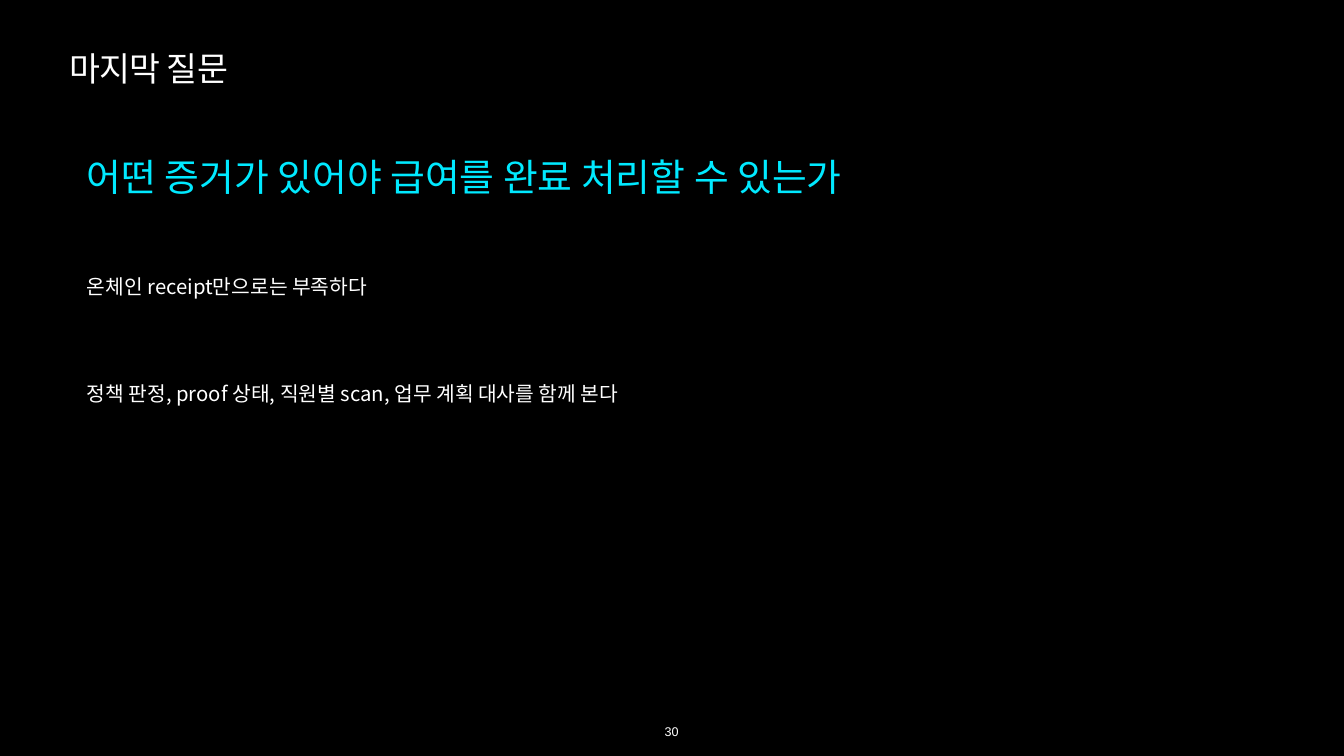
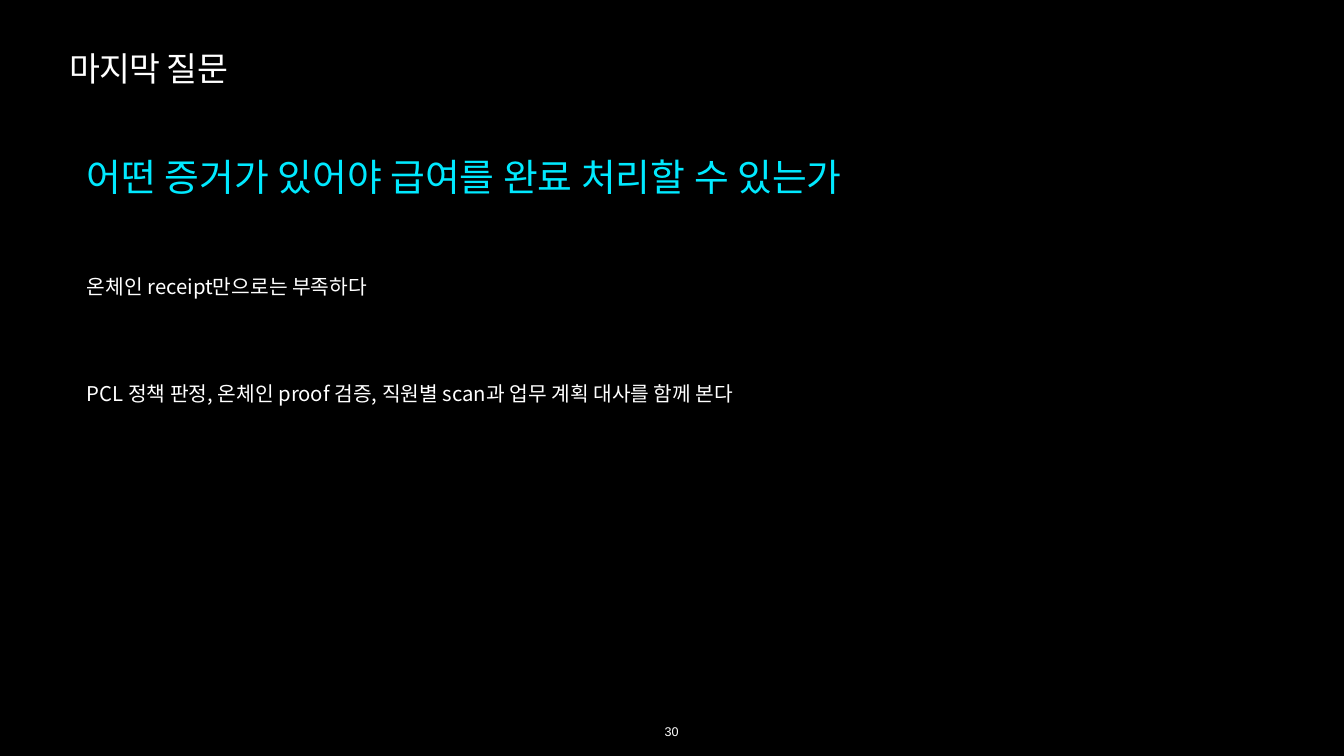
Before and after one commit to kooroot/Maroo-privacy-workshop, a slide deck: slide 30 of deliverables/Maroo_Privacy_Workshop_75min.pptx. Drawn at 1344x756 pixels with LibreOffice and Linux fonts; fonts in the diff are those of the drawing. Boxes give left, top, right and bottom in pixels: in the first picture for what was removed or moved away, otherwise in the second. Text is boxed around its words. In the diff, an @@ line names an element or a change of style, - is before the commit and + after.

```diff
--- a/deliverables/Maroo_Privacy_Workshop_75min.pptx
+++ b/deliverables/Maroo_Privacy_Workshop_75min.pptx
@@ text at (87,384,733,406): text changed @@
-정책 판정, proof 상태, 직원별 scan, 업무 계획 대사를 함께 본다
+PCL 정책 판정, 온체인 proof 검증, 직원별 scan과 업무 계획 대사를 함께 본다
```
Also in this commit, not shown: 13 other slides changed.
